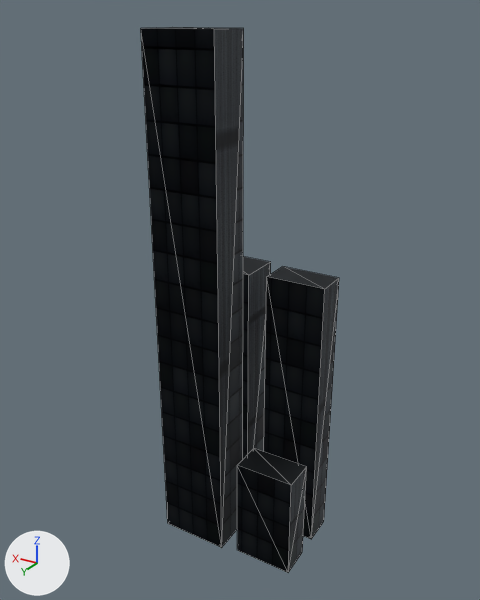
A saved change to the glTF model assets/models/city_block_12345_6_27.glb.
The view is the same before and after, from a 50 mm lens placed at (-8.04, 13.95, 14.29), pointed at (0.33, 0.0, 7.31). Every picture has the same lights, and +X, +Y and +Z are marked at lower left. The older version comes first. Mesh edges are drawn as thin lines. Vertices at exactly the same position are counted once.

The scene before the commit, as lines of its bpy script (objects in view):
```python
me_block_27 = bpy.data.meshes.new('block_27')
me_block_27.from_pydata(...)  # a box spanning x -1.95..-0.3, y 0.3..1.2, z 0.0..3.0, material slot 0; a box spanning x -1.95..-0.3, y -1.2..-0.3, z 0.0..8.0, material slot 1; a box spanning x 0.15..2.1, y 0.15..1.35, z 0.0..14.0, material slot 2; a box spanning x 0.15..2.1, y -1.35..-0.15, z 0.0..8.0, material slot 3
me_block_27.materials.append(mat_tier2)  # picture img_image_0
me_block_27.materials.append(mat_tier2_001)  # picture img_image_0
me_block_27.materials.append(mat_tier2_002)  # picture img_image_0
me_block_27.materials.append(mat_tier2_003)  # picture img_image_0
ob_block_27 = bpy.data.objects.new('block_27', me_block_27)
ob_block_27.location = (0.0, 0.0, 0.0)
```
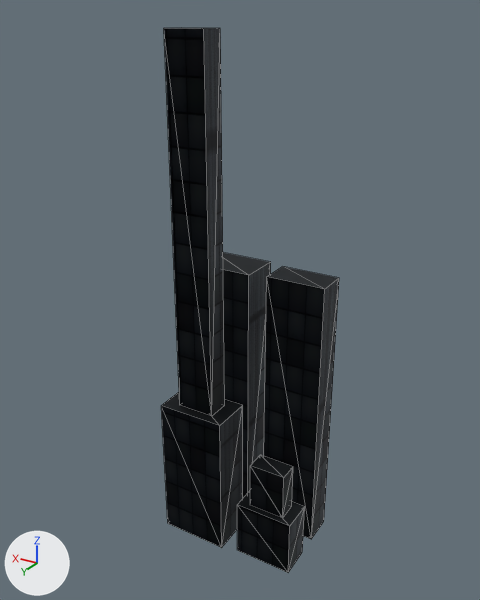
The edits, one by one:
me_block_27 is used by ob_block_27; location (0.0, 0.0, 0.0).
me_block_27 had 32 vertices, 48 faces and spanned x -1.95..2.1, y -1.35..1.35, z 0.0..14.0.
me_block_27 now has 48 vertices, 72 faces and spans x -1.95..2.1, y -1.35..1.35, z 0.0..14.0.
me_block_27 part 1: a new loose piece, a box spanning x -1.64..-0.61, y 0.47..1.03, z 1.65..3.0, in mat_tier2 (picture img_image_0).
me_block_27 part 2: a new loose piece, a box spanning x 0.59..1.66, y 0.42..1.08, z 4.2..14.0, in mat_tier2_002 (picture img_image_0).
Part 3, on me_block_27:
4 vertices are removed from x 0.15..2.1, y 0.15..1.35, z 14.0.
10 faces are deleted.
4 vertices in x -1.95..-0.3, y 0.3..1.2, z 3.0 move by (0.0, 0.0, -1.35).
4 vertices are added at (0.15, 1.35, 4.2), (0.15, 0.15, 4.2), (2.1, 0.15, 4.2), (2.1, 1.35, 4.2).
10 new faces join them, mat_tier2_002 (picture img_image_0).

Where the change shows, as pixel boxes (x1, y1, x2, y2) in the pictures (480 x 600 px; the box of a moved part takes in the faces that stretch with it):
'block_27', reshaped (10% narrower)
    before: (141, 27, 339, 572)
    after: (161, 28, 339, 572)
part 1 of me_block_27, added
    after: (250, 455, 293, 518)
part 2 of me_block_27, added
    after: (164, 28, 225, 416)
part 3 of me_block_27, moved or reshaped
    before: (141, 27, 306, 547)
    after: (161, 392, 304, 547)
